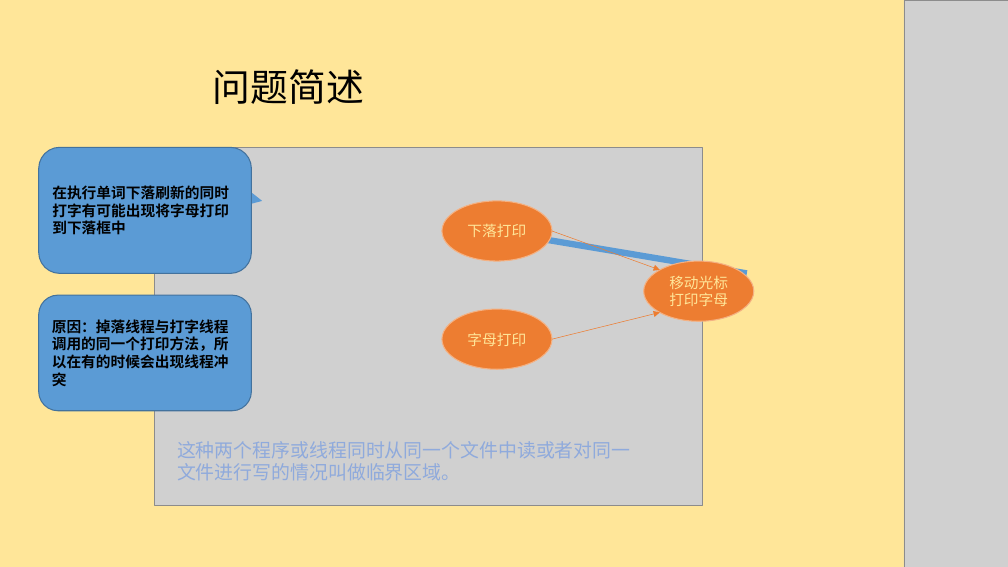
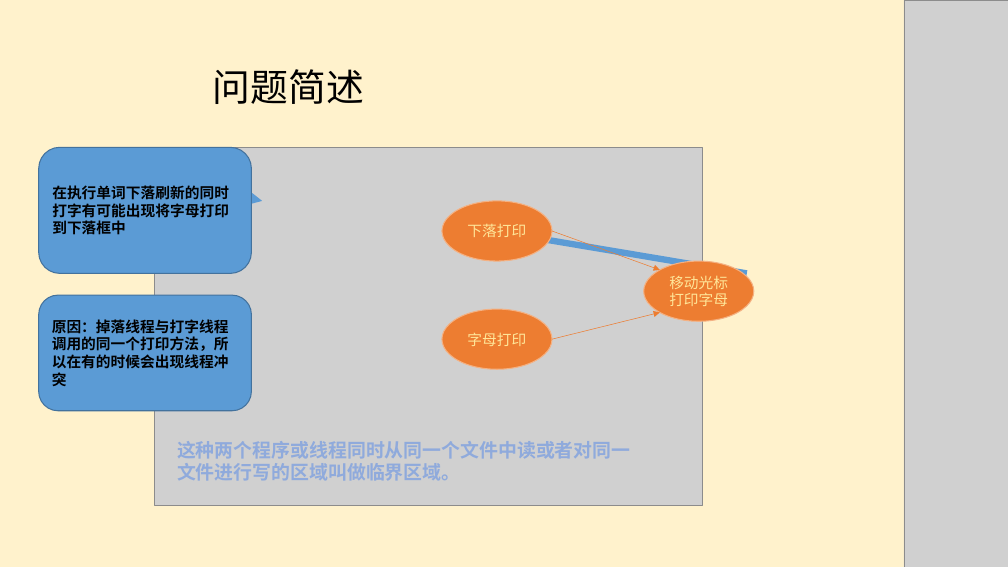
Before and after one commit to CatherineIsNotHere/MyStudyProject, a slide deck: slide 6 of huiZhongLesson/答辩文件/天津软件1班_C++游戏_柴彧_打字游戏/打字游戏.pptx. Drawn at 1008x567 pixels with LibreOffice and Linux fonts; fonts in the diff are those of the drawing; grey boxes stand for pictures. Boxes give left, top, right and bottom in pixels: in the first picture for what was removed or moved away, otherwise in the second. Text is boxed around its words. In the diff, an @@ line names an element or a change of style, - is before the commit and + after.

```diff
--- a/huiZhongLesson/答辩文件/天津软件1班_C++游戏_柴彧_打字游戏/打字游戏.pptx
+++ b/huiZhongLesson/答辩文件/天津软件1班_C++游戏_柴彧_打字游戏/打字游戏.pptx
@@ background #FFE699 to #FFF2CC @@
@@ text at (177, 441, 631, 481): text changed; bold on @@
-这种两个程序或线程同时从同一个文件中读或者对同一文件进行写的情况叫做临界区域。
+这种两个程序或线程同时从同一个文件中读或者对同一文件进行写的区域叫做临界区域。
```
Also in this commit, not shown: 8 other slides changed, 1 slide added, 1 slide removed, 4 other files.
